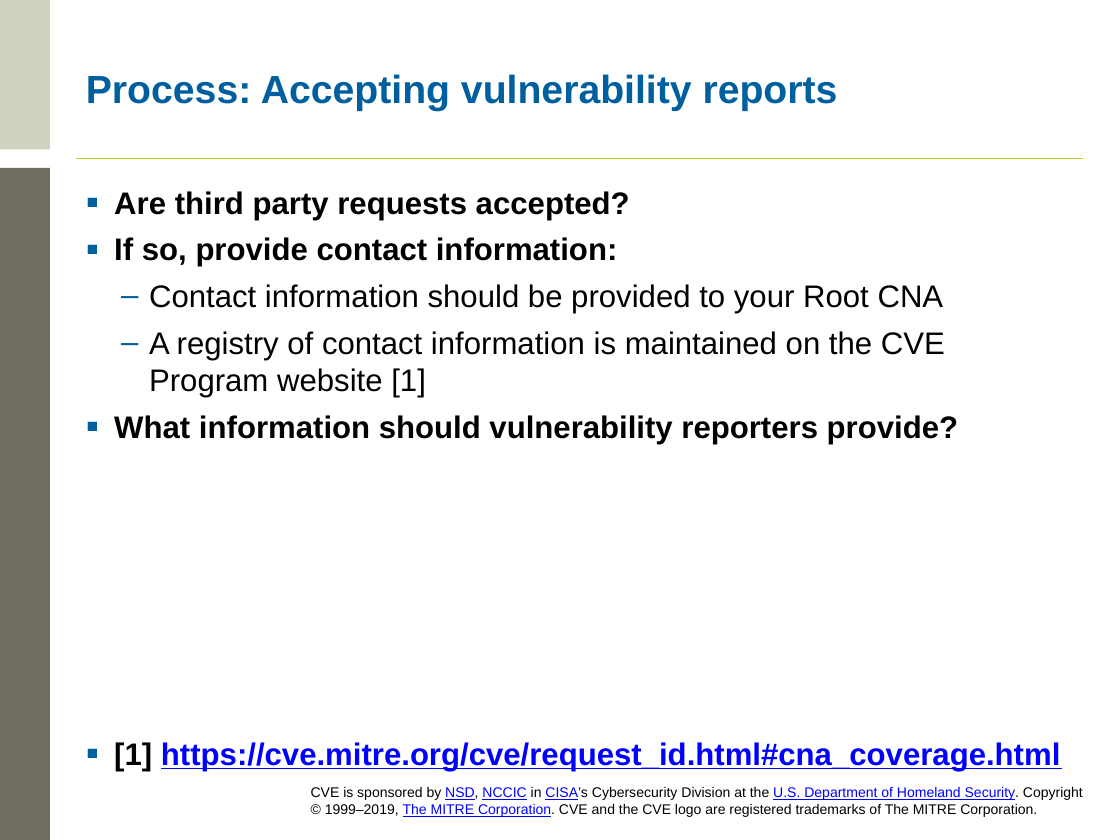
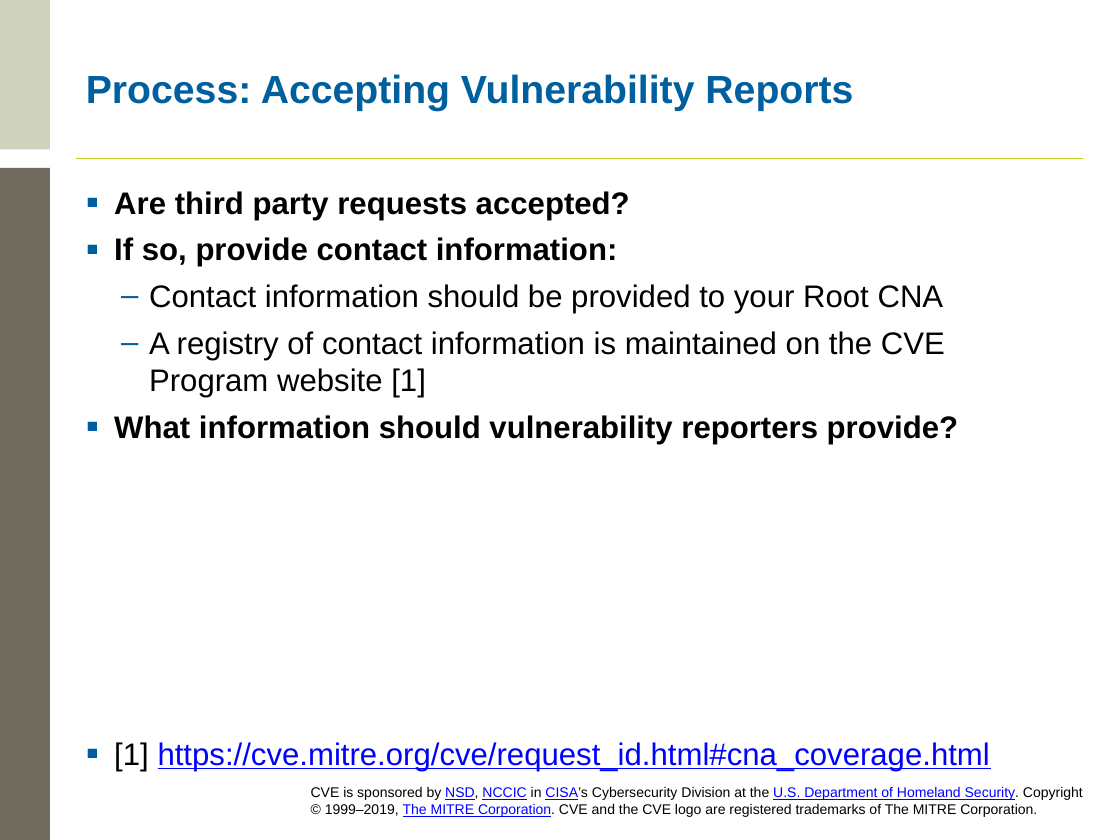
Before and after one commit to CVEProject/cveproject.github.io, a slide deck: slide 19 of docs/cna/Becoming_a_CNA.pptx. Drawn at 1120x840 pixels with LibreOffice and Linux fonts; fonts in the diff are those of the drawing; background and template pictures are left out. Boxes give left, top, right and bottom in pixels: in the first picture for what was removed or moved away, otherwise in the second. Text is boxed around its words. In the diff, an @@ line names an element or a change of style, - is before the commit and + after.

Commit message:
Upload Becoming_a_CNA.pptx
New template, Program Root terminology updates, other minor typos and fixes

```diff
--- a/docs/cna/Becoming_a_CNA.pptx
+++ b/docs/cna/Becoming_a_CNA.pptx
@@ title at (x1=86, y1=74, x2=853, y2=111): text changed @@
-Process: Accepting vulnerability reports
+Process: Accepting Vulnerability Reports
@@ text at (x1=114, y1=742, x2=990, y2=771): bold off in "[1] https://cve.mitre.org/cve/request_id.html#cna_coverage.h ..." @@
```
Also in this commit, not shown: 6 other slides changed.
